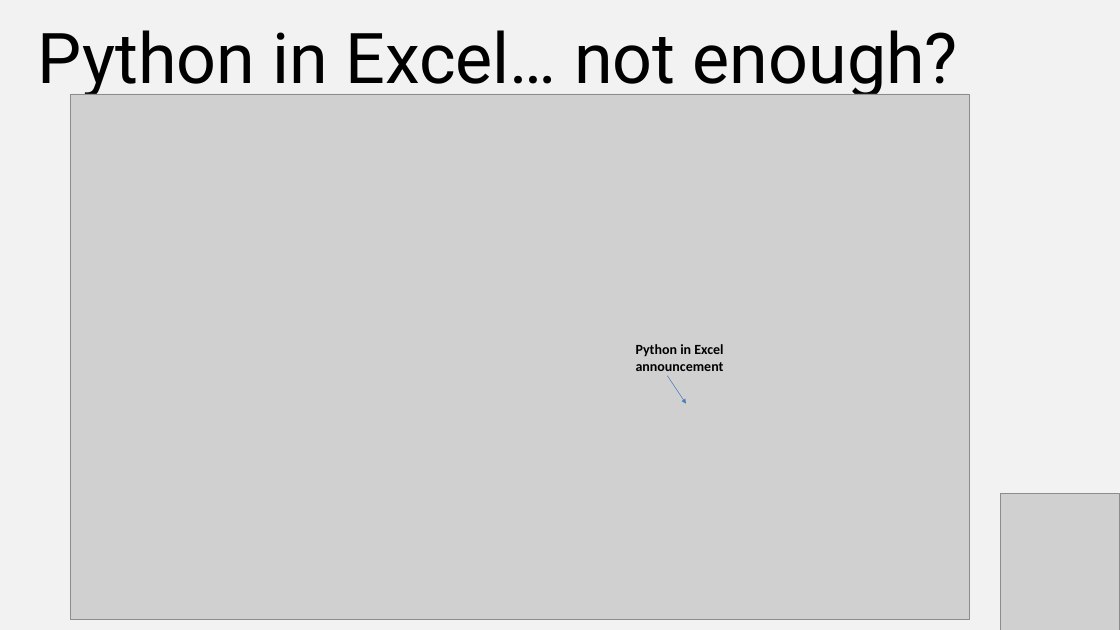
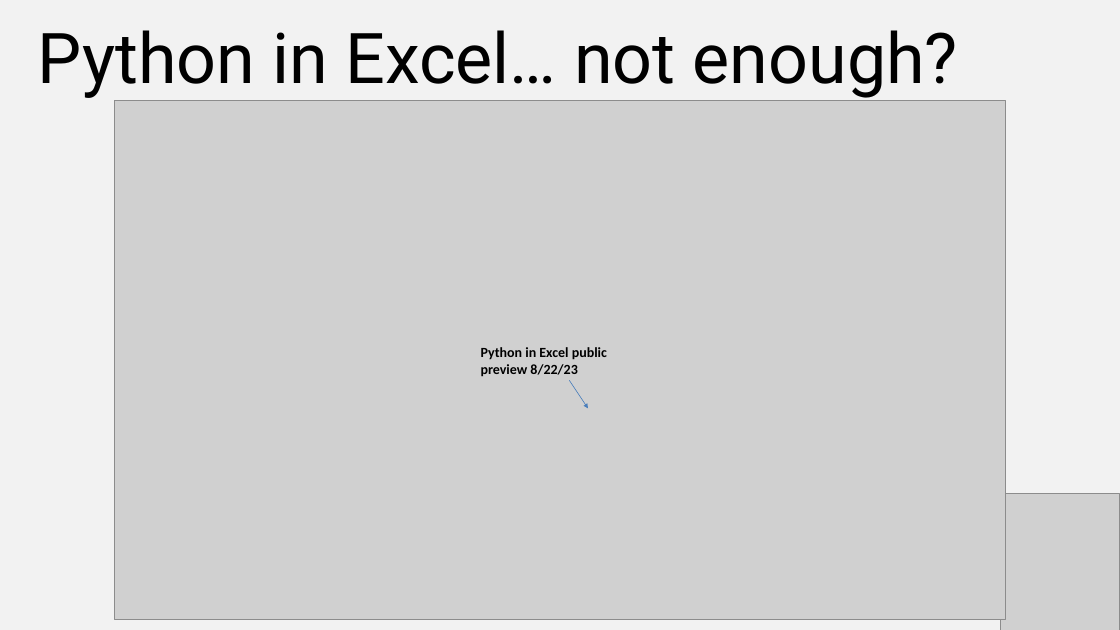
Before and after one commit to stringfestdata/python-excel-advanced-analysis-demos, a slide deck: slide 4 of advanced-analysis-first-steps.pptx (slide 5 before the commit). Drawn at 1120x630 pixels with LibreOffice and Linux fonts; fonts in the diff are those of the drawing; grey boxes stand for pictures. Boxes give left, top, right and bottom in pixels: in the first picture for what was removed or moved away, otherwise in the second. Text is boxed around its words. In the diff, an @@ line names an element or a change of style, - is before the commit and + after.

```diff
--- a/advanced-analysis-first-steps.pptx
+++ b/advanced-analysis-first-steps.pptx
@@ picture: place and size @@
-picture at <box>70,94,969,620</box>
+picture at <box>114,100,1006,619</box>
@@ text at <box>481,347,607,377</box>: text changed @@
-Python in Excel announcement
+Python in Excel public preview 8/22/23
@@ arrow moved from (668, 376) - (686, 404) to (570, 380) - (588, 408) @@
```
Also in this commit, not shown: 2 other slides changed, 2 slides removed.
